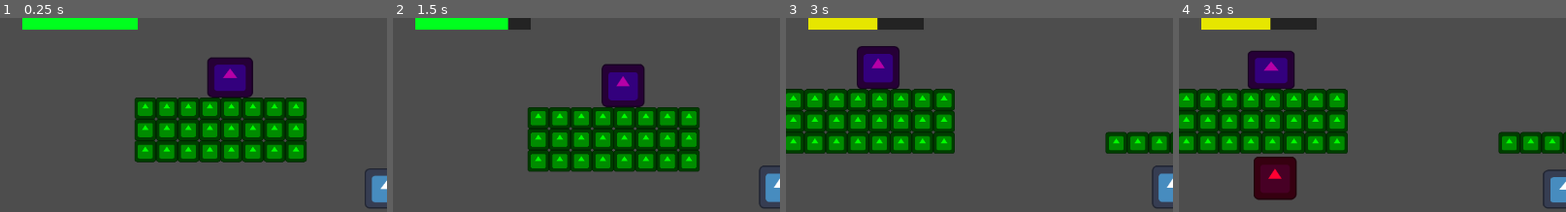
Above: before the commit, frames 1-4 (left to right).
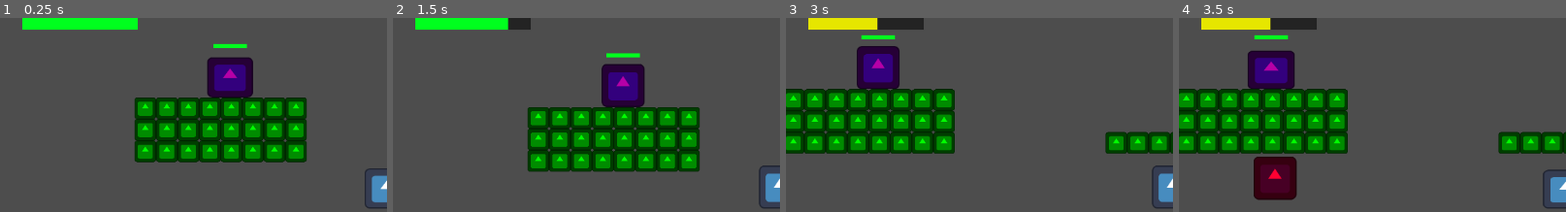
Above: after the commit, the same moments.

Repository: SimonHallefelt/Gun_Platformer
Game: Godot game, scene res://Levels/nivå1.tscn
Two runs of this game, one before a commit and one after it. Both use one fixed random seed, a clock stepped at 60 frames per second and the inputs below. The engine's default icon, where the game draws it, is replaced by a stand-in: a white triangle on a blue panel in a dark square.
Inputs:
- Up to frame 1 (0.25 s): no input
- Up to frame 2 (1.5 s): tap Enter (enter) at 0.5, 0.6, 1.35 s; hold W (up) from 0.53 s (still down); tap Shift (spring) at 0.77 s
- Up to frame 3 (3 s): tap Shift (spring) at 1.52 s; release W (up) at 2.03 s; hold D (höger) 2.03-2.78 s; tap Enter (enter) at 2.3 s; hold W (up) from 2.78 s (still down); tap A (vänster) at 2.85 s
- Up to frame 4 (3.5 s): keep holding W (up); tap Shift (spring) at 3.02 s; tap Enter (enter) at 3.05 s
The pictures show only the part of the screen within x 0-50%, y 5-55%; the shares and areas given below are measured in that part.

The runs differ from the first frame. In frame 1, 0.2% of the frame differs, in the area x 55-64%, y 13-16%; in frame 2, 0.2%; in frame 3, 0.2%, in the area x 19-29%, y 8-11%; in frame 4, 0.2%.

Commit message:
added enemy health bar

Diff:
--- a/Enemys/enemy_basic.gd
+++ b/Enemys/enemy_basic.gd
@@ -12,7 +12,14 @@
 
 #life
 var is_dead = false
-@export var hp = 10
+@export var max_hp = 10
+var hp = max_hp
+
+#hp_bar
+@onready var hpBar = $ui/hp_bar
+var color_green = Color(0, 1, 0.1176, 1) #00ff1e
+var color_yellow = Color(0.9, 0.9, 0, 1)
+var color_red = Color(1, 0, 0, 1)
 
 #weapon
 var current_weapon
@@ -28,6 +35,9 @@
 	ANI.set_current_animation("enemy_idel")
 	#start weapon
 	set_weapon("res://Weapons/Gun/standard_gun.tscn")
+	#hp_bar
+	hpBar.max_value = max_hp
+	hpBar.value = max_hp
 
 func _physics_process(delta):
 	#dead
@@ -54,10 +64,18 @@
 		$enemy_1_hitbox.monitorable = false
 		$vision.monitoring = false
 		$vision.monitorable = false
+		$ui.visible = false
 		ANI.set_current_animation("enemy_dead")
 
 func damage(damage):
 	hp -= damage
+	hpBar.value = hp
+	if hp > max_hp * 0.7:
+		hpBar.tint_progress = color_green
+	elif hp > max_hp * 0.3:
+		hpBar.tint_progress = color_yellow
+	else:
+		hpBar.tint_progress = color_red
 
 func shoot():
 	current_weapon.shoot(looking, bullet, self.get_groups())
--- a/Enemys/enemy_basic.tscn
+++ b/Enemys/enemy_basic.tscn
@@ -103,6 +103,10 @@
 [sub_resource type="RectangleShape2D" id="RectangleShape2D_w4sgy"]
 size = Vector2(1450, 35)
 
+[sub_resource type="CanvasTexture" id="CanvasTexture_rucbq"]
+
+[sub_resource type="CanvasTexture" id="CanvasTexture_rq4hm"]
+
 [node name="Enemy_1" type="CharacterBody2D" groups=["enemies_group"]]
 scale = Vector2(0.5, 0.5)
 script = ExtResource("1_pqrwr")
@@ -139,6 +143,30 @@
 position = Vector2(760, -64)
 shape = SubResource("RectangleShape2D_w4sgy")
 
+[node name="ui" type="Control" parent="."]
+layout_mode = 3
+anchors_preset = 0
+offset_left = -50.0
+offset_top = -160.0
+offset_right = 50.0
+offset_bottom = -148.0
+
+[node name="hp_bar" type="TextureProgressBar" parent="ui"]
+layout_mode = 1
+anchors_preset = 15
+anchor_right = 1.0
+anchor_bottom = 1.0
+grow_horizontal = 2
+grow_vertical = 2
+size_flags_horizontal = 3
+size_flags_vertical = 3
+value = 80.0
+nine_patch_stretch = true
+texture_under = SubResource("CanvasTexture_rucbq")
+texture_progress = SubResource("CanvasTexture_rq4hm")
+tint_under = Color(0.101961, 0.101961, 0.101961, 1)
+tint_progress = Color(0, 1, 0.117647, 1)
+
 [connection signal="area_entered" from="enemy_1_hitbox" to="." method="_on_enemy_1_hitbox_area_entered"]
 [connection signal="area_exited" from="enemy_1_hitbox" to="." method="_on_enemy_1_hitbox_area_exited"]
 [connection signal="area_entered" from="vision" to="." method="_on_vision_area_entered"]
--- a/Player/player_UI.gd
+++ b/Player/player_UI.gd
@@ -8,6 +8,7 @@
 var color_green = Color(0, 1, 0.1176, 1) #00ff1e
 var color_yellow = Color(0.9, 0.9, 0, 1)
 var color_red = Color(1, 0, 0, 1)
+
 
 # Called when the node enters the scene tree for the first time.
 func _ready():
@@ -29,7 +30,6 @@
 	print("player_health ", hp, " ", max_hp)
 	hpBar.max_value = max_hp
 	hpBar.value = hp
-	print(hpBar.tint_progress)
 	if hp > max_hp * 0.7:
 		hpBar.tint_progress = color_green
 	elif hp > max_hp * 0.3:
Not shown: 1 places in Enemys/enemy_basic.tscn that only renumber resources
